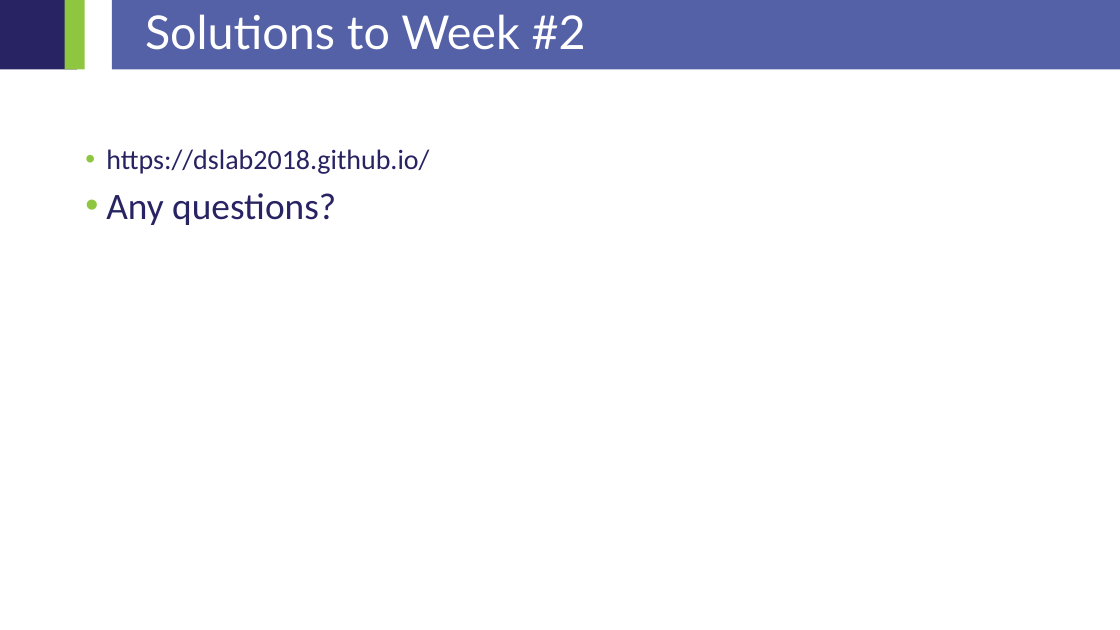
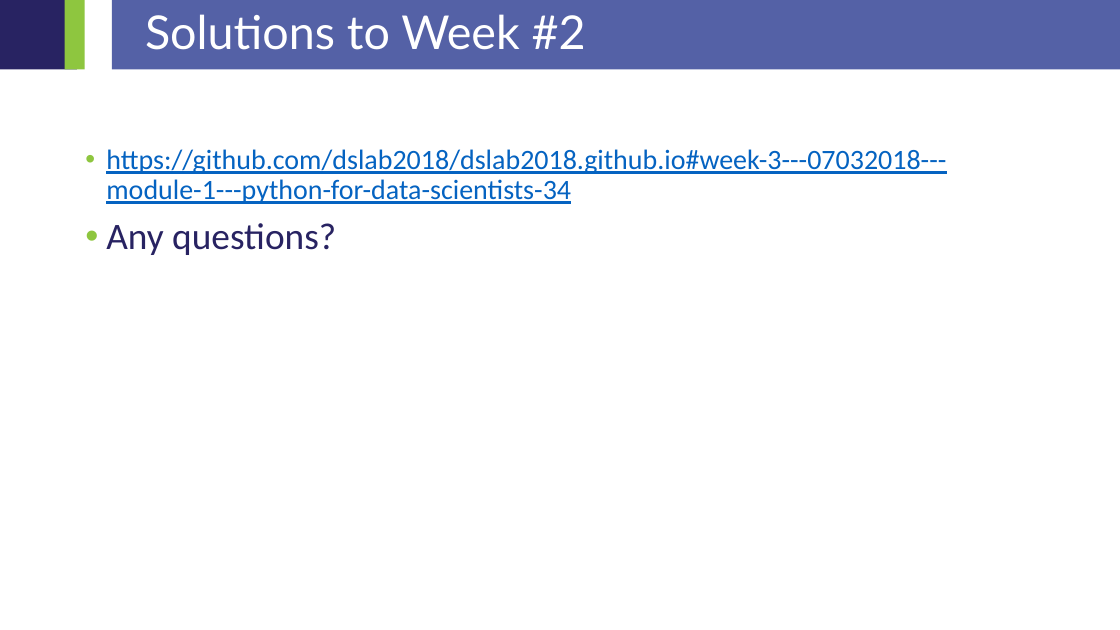
Before and after one commit to dslab2018/dslab2018.github.io, a slide deck: slide 3 of slides/DSLab_week3.pptx. Drawn at 1120x630 pixels with LibreOffice and Linux fonts; fonts in the diff are those of the drawing; background and template pictures are left out. Boxes give left, top, right and bottom in pixels: in the first picture for what was removed or moved away, otherwise in the second. Text is boxed around its words. In the diff, an @@ line names an element or a change of style, - is before the commit and + after.

```diff
--- a/slides/DSLab_week3.pptx
+++ b/slides/DSLab_week3.pptx
@@ text at [106, 149, 946, 204]: text changed; text colour #282362 to #0563C1 @@
-• https://dslab2018.github.io/
+• https://github.com/dslab2018/dslab2018.github.io#week-3---07032018---module-1---python-for-data-scientists-34
```
